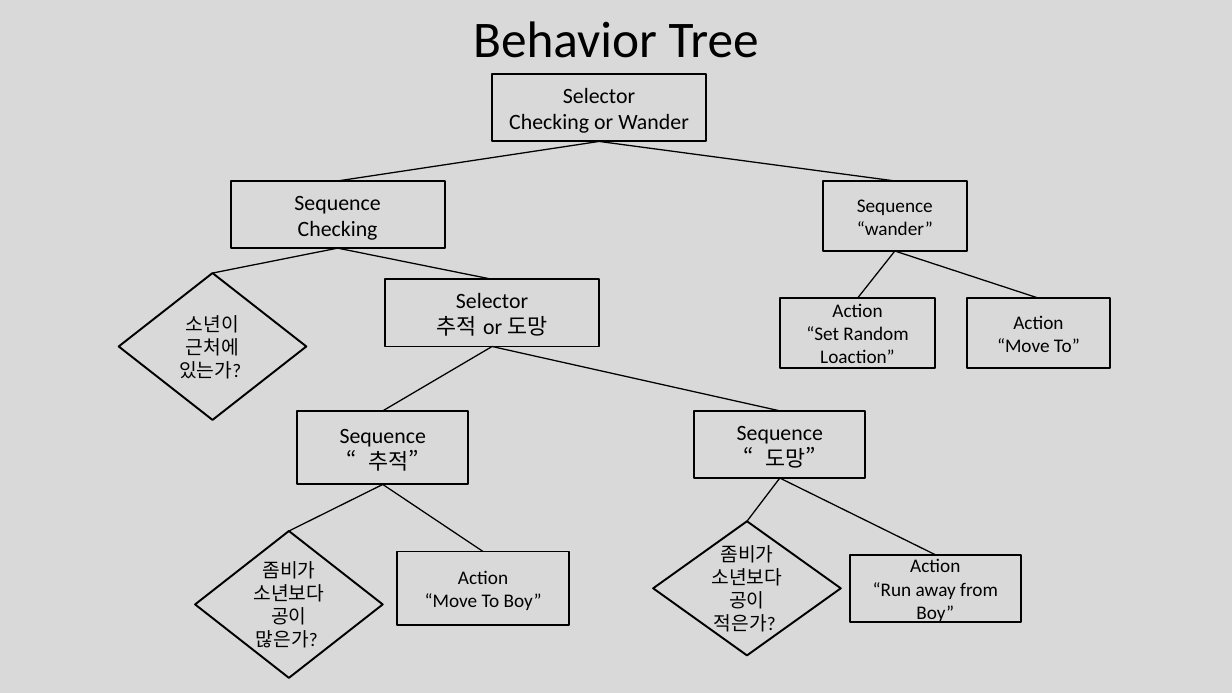
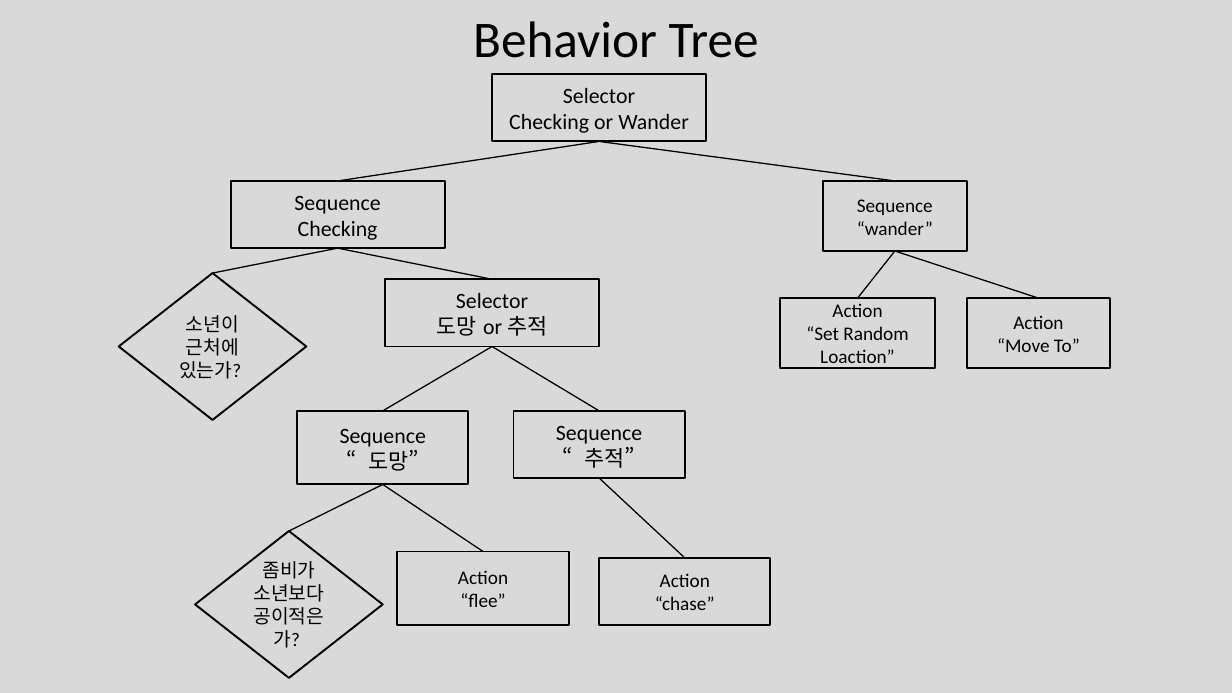
Before and after one commit to 2021180048/Drill13, a slide deck: slide 1 of ppt/Behavior Tree.pptx. Drawn at 1232x693 pixels with LibreOffice and Linux fonts; fonts in the diff are those of the drawing. Boxes give left, top, right and bottom in pixels: in the first picture for what was removed or moved away, otherwise in the second. Text is boxed around its words. In the diff, an @@ line names an element or a change of style, - is before the commit and + after.

Commit message:
좀비 수정

```diff
--- a/ppt/Behavior Tree.pptx
+++ b/ppt/Behavior Tree.pptx
@@ text in rectangle at (437,316,547,336): text changed @@
-추적 or 도망
+도망 or 추적
@@ line moved from (780, 411) - (493, 347) to (599, 411) - (493, 347) @@
@@ rectangle "Sequence": place and size @@
-rectangle "Sequence" at (694,411,865,479)
+rectangle "Sequence" at (514,411,685,479)
@@ text in rectangle at (585,447,636,468): text changed @@
-“도망”
+“추적”
@@ text in rectangle at (368,450,419,471): text changed @@
-“추적”
+“도망”
@@ line moved from (780, 478) - (935, 555) to (599, 478) - (685, 558) @@
@@ line removed from (780, 478) to (747, 521) @@
@@ diamond removed at (653,521,841,655) @@
-좀비가 소년보다 공이 적은가?
@@ text in diamond at (253,561,324,648): text changed @@
-좀비가 소년보다 공이 많은가?
+좀비가 소년보다 공이적은가?
@@ rectangle "Action": place and size @@
-rectangle "Action" at (850,555,1021,622)
+rectangle "Action" at (599,558,770,626)
@@ text in rectangle at (460,593,505,607): text changed @@
-“Move To Boy”
+“flee”
@@ text in rectangle at (655,596,715,610): text changed @@
-“Run away from Boy”
+“chase”
```
Also in this commit, not shown: 1 other slide changed, 3 other files.
